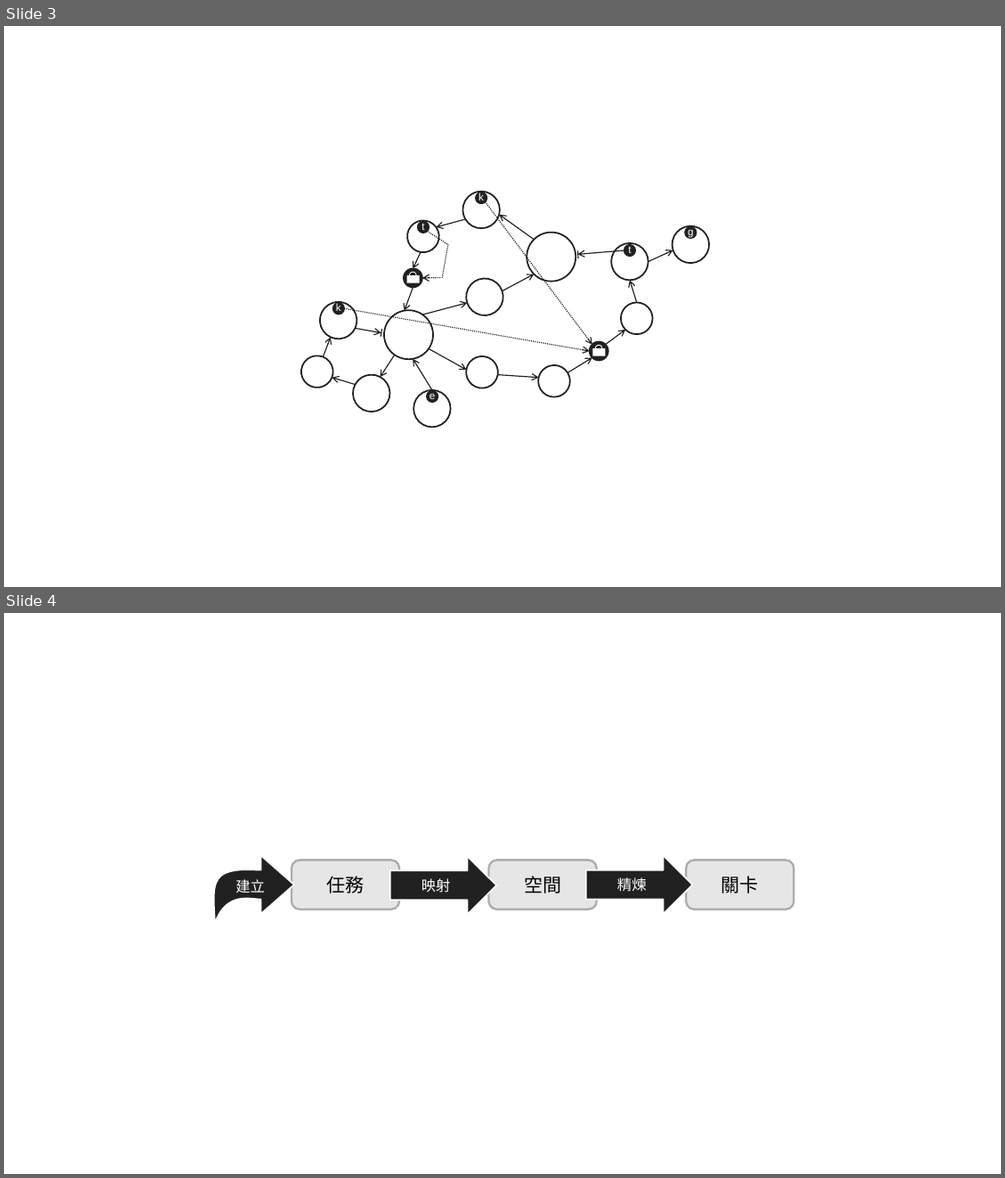
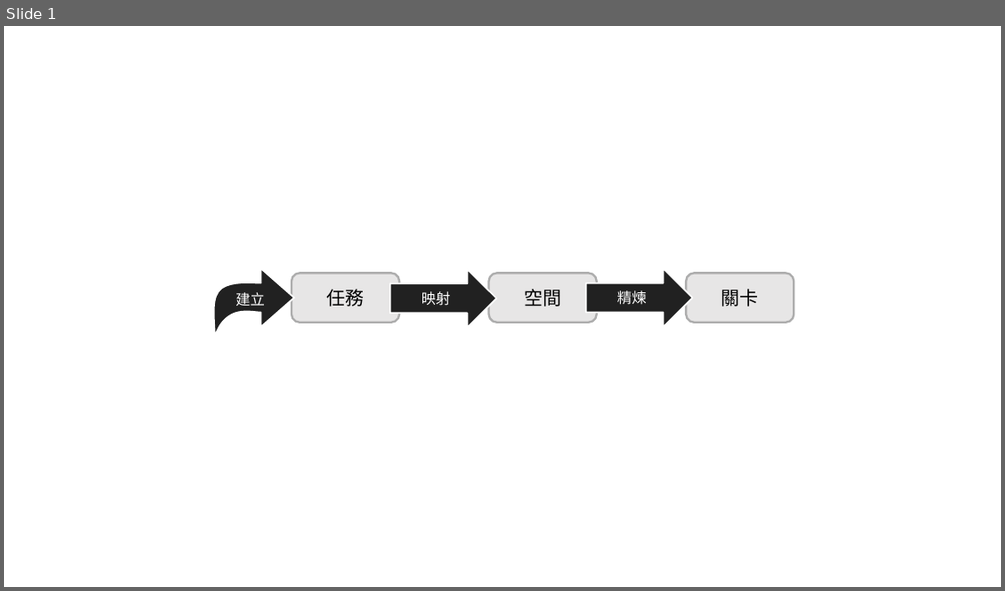
Before and after one commit to wazho/ntust-thesis, a slide deck: _Draft/科技部計劃書-關卡生成-PaperFigures.pptx. Shown one above the other, each under a label of ours: slides 3 and 4 before the commit, slide 1 after it. The pictures are 1005x1178 and 1005x591 pixels, drawn with LibreOffice and Linux fonts; fonts in the diff are those of the drawing. Boxes give left, top, right and bottom in pixels: in the first picture for what was removed or moved away, otherwise in the second. Text is boxed around its words. In the diff, an @@ line names an element or a change of style, - is before the commit and + after.

```diff
--- a/_Draft/科技部計劃書-關卡生成-PaperFigures.pptx
+++ b/_Draft/科技部計劃書-關卡生成-PaperFigures.pptx
@@ slide 3 removed at (4,26,1001,587), background #FFFFFF @@
@@ group removed at (297,187,714,426): 24 ellipses, 21 arrows, 4 lines, 2 rectangles @@
-t
-k
-k
-g
-t
-e
@@ what was slide 4 is now slide 1 @@
```
Also in this commit, not shown: 2 slides added, 8 other slides removed, 1 other file.
